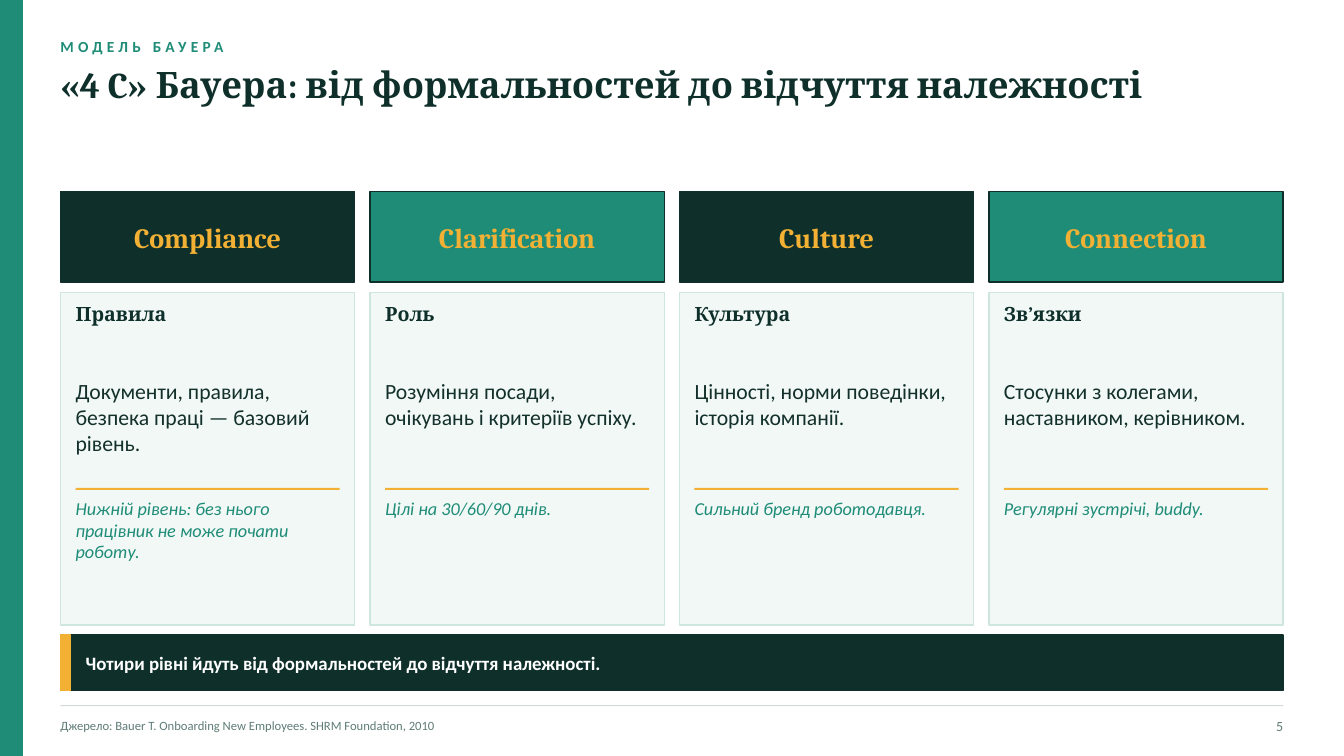
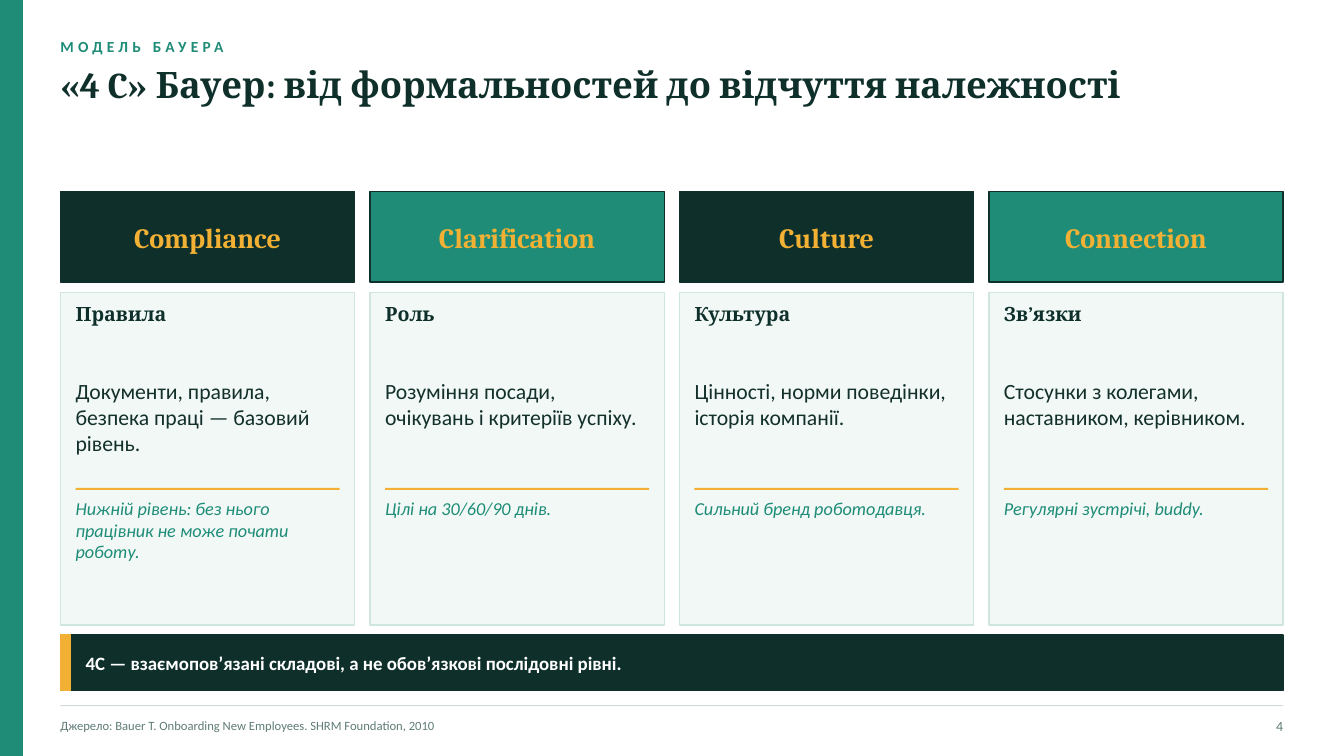
Before and after one commit to Storozh-007/anya-tasks, a slide deck: slide 4 of files/management/Брушневська_Анна_Менеджмент_презентація_для_захисту.pptx (slide 5 before the commit). Drawn at 1344x756 pixels with LibreOffice and Linux fonts; fonts in the diff are those of the drawing. Boxes give left, top, right and bottom in pixels: in the first picture for what was removed or moved away, otherwise in the second. Text is boxed around its words. In the diff, an @@ line names an element or a change of style, - is before the commit and + after.

```diff
--- a/files/management/Брушневська_Анна_Менеджмент_презентація_для_захисту.pptx
+++ b/files/management/Брушневська_Анна_Менеджмент_презентація_для_захисту.pptx
@@ text at [60,70,1120,107]: text changed @@
-«4 C» Бауера: від формальностей до відчуття належності
+«4 C» Бауер: від формальностей до відчуття належності
@@ text at [86,656,622,673]: text changed @@
-Чотири рівні йдуть від формальностей до відчуття належності.
+4C — взаємопов’язані складові, а не обов’язкові послідовні рівні.
@@ text at [1276,722,1283,731]: text changed @@
-5
+4
```
Also in this commit, not shown: 14 other slides changed, 3 slides removed, 3 other files.
